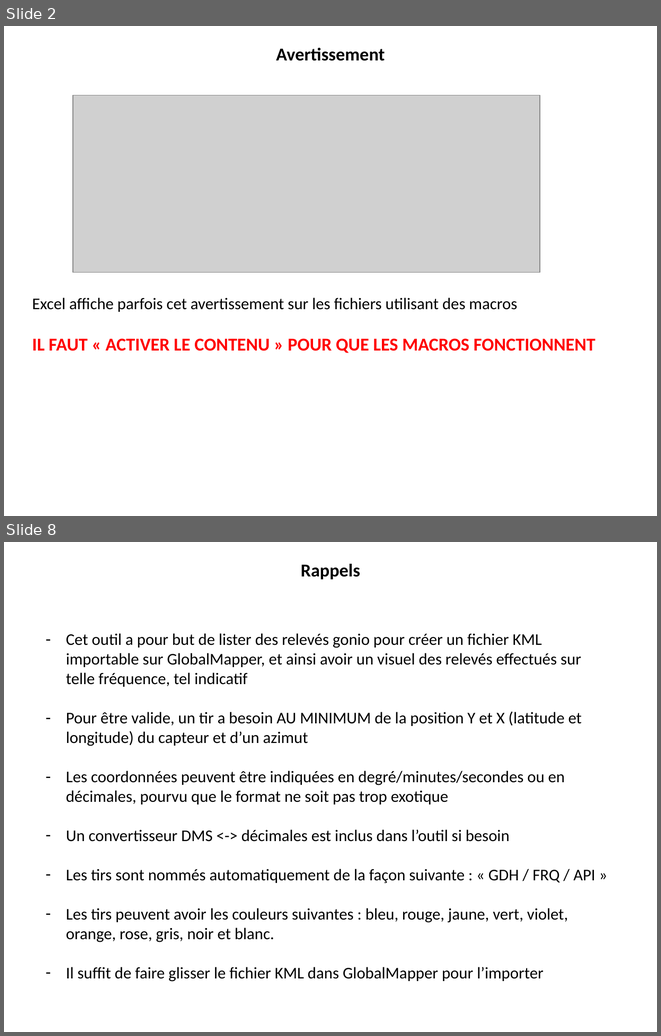
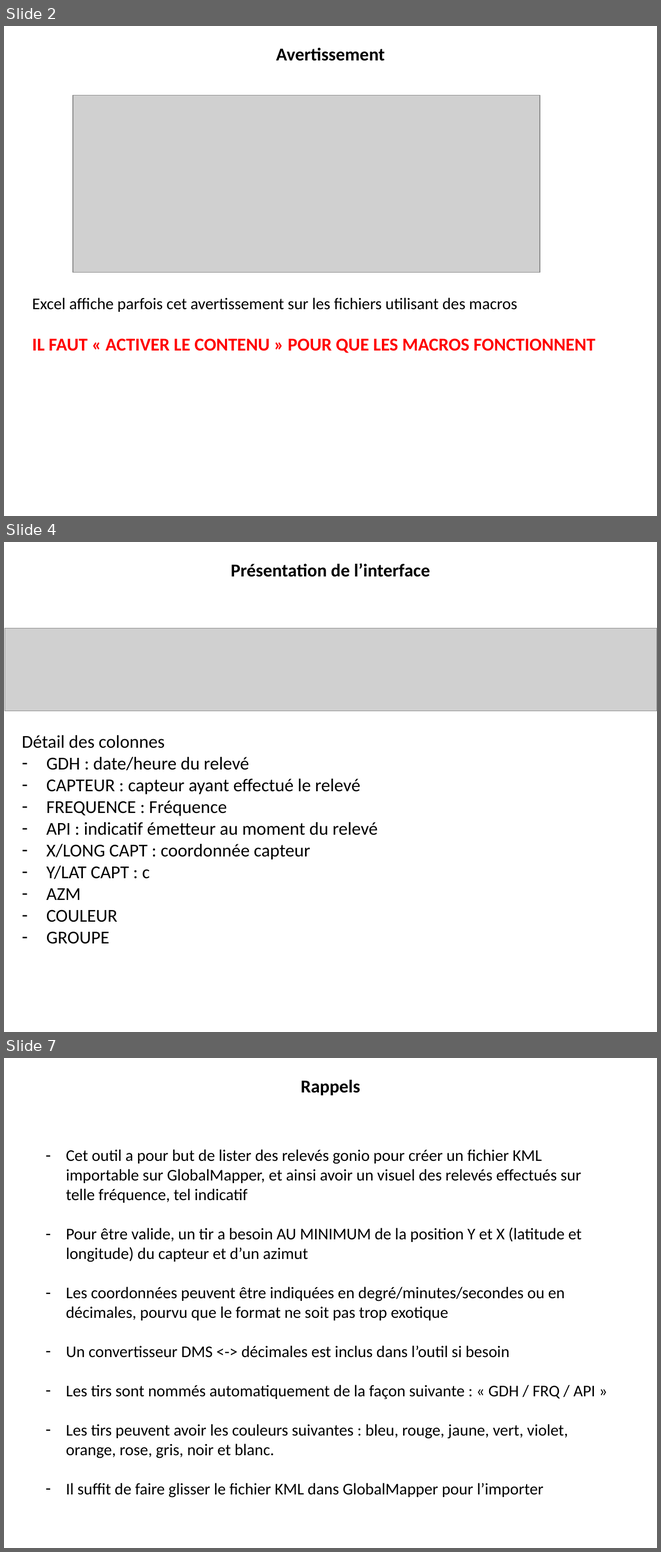
Before and after one commit to 20100dbg/OutilsGeo, a slide deck: TUTO_BDD_GONIO.pptx. Shown one above the other, each under a label of ours: slides 2 and 8 before the commit, slides 2, 4 and 7 after it; the slides between them are not shown. The pictures are 661x1036 and 661x1552 pixels, drawn with LibreOffice and Linux fonts; fonts in the diff are those of the drawing; grey boxes stand for pictures; background and template pictures are left out. Boxes give left, top, right and bottom in pixels: in the first picture for what was removed or moved away, otherwise in the second. Text is boxed around its words. In the diff, an @@ line names an element or a change of style, - is before the commit and + after.

```diff
--- a/TUTO_BDD_GONIO.pptx
+++ b/TUTO_BDD_GONIO.pptx
@@ slide 4 added at [4, 542, 657, 1032], background #FFFFFF @@
@@ text added at [231, 563, 430, 577], 20 pt, text #000000, bold @@
+Présentation de l’interface
@@ picture added at [5, 628, 657, 711] @@
@@ text added at [22, 735, 378, 944], 20 pt, text #000000 @@
+Détail des colonnes
+– GDH : date/heure du relevé
+– CAPTEUR : capteur ayant effectué le relevé
+– FREQUENCE : Fréquence
+– API : indicatif émetteur au moment du relevé
+– X/LONG CAPT : coordonnée capteur
+– Y/LAT CAPT : c
+– AZM
+– COULEUR
+– GROUPE
@@ what was slide 8 is now slide 7 @@
```
Also in this commit, not shown: 3 slides changed, 3 other slides added, 3 slides removed, 2 other files.
